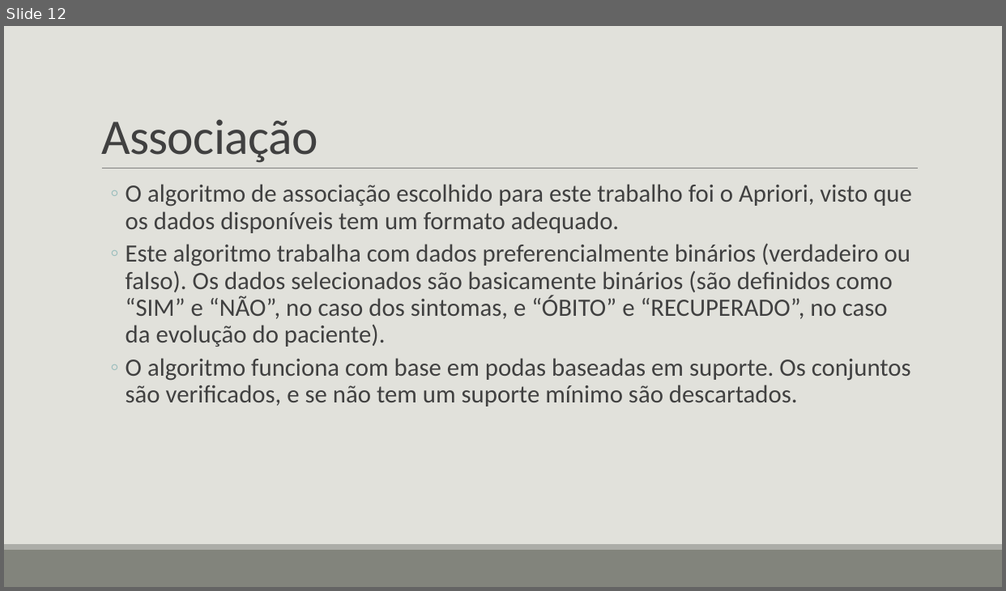
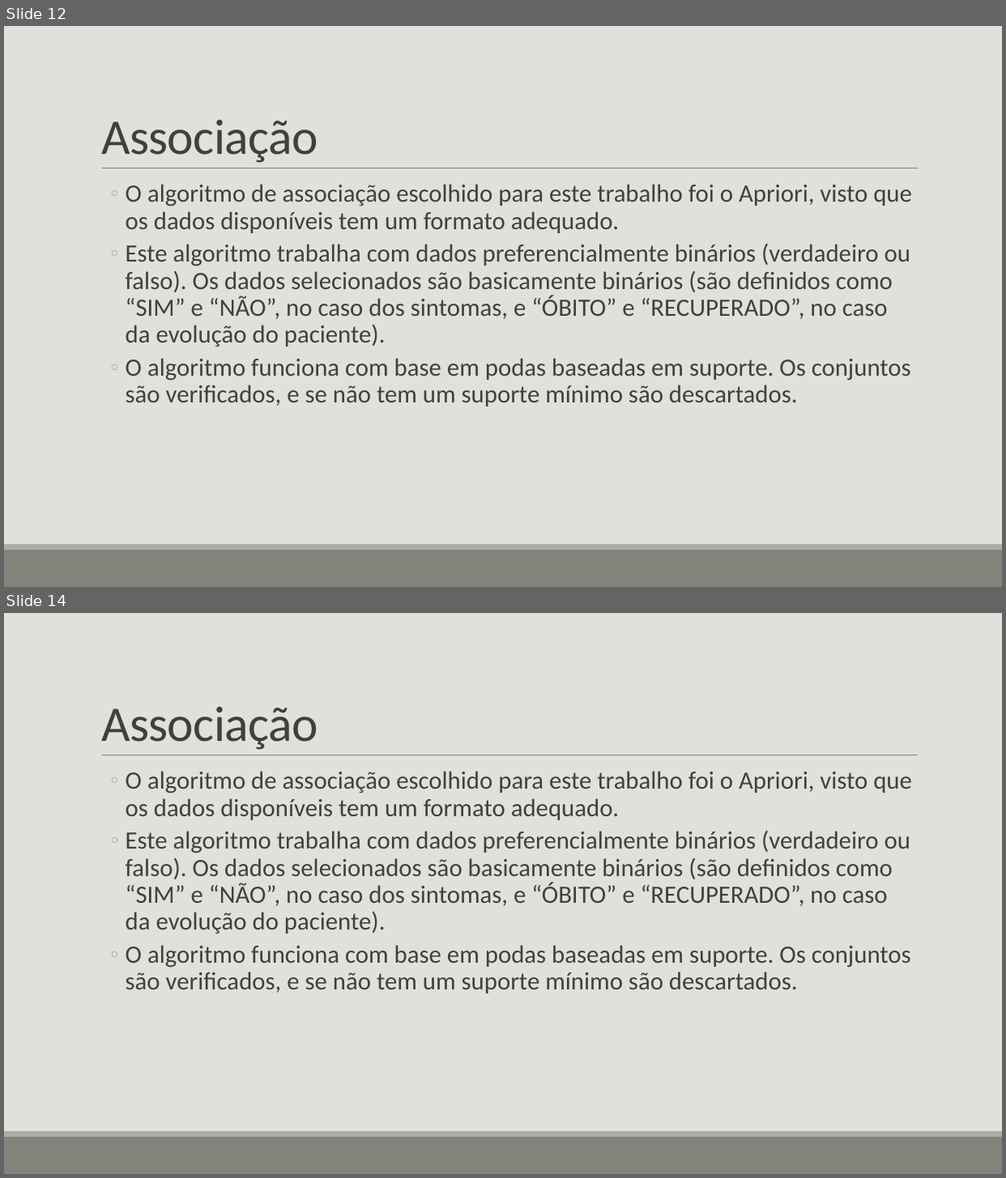
Before and after one commit to gvheisler/KDD-COVID-19, a slide deck: presentation/presentation.pptx. Shown one above the other, each under a label of ours: slide 12 before the commit, slides 12 and 14 after it; the slides between them are not shown. The pictures are 1006x591 and 1006x1178 pixels, drawn with LibreOffice and Linux fonts; fonts in the diff are those of the drawing. Boxes give left, top, right and bottom in pixels: in the first picture for what was removed or moved away, otherwise in the second. Text is boxed around its words. In the diff, an @@ line names an element or a change of style, - is before the commit and + after.

```diff
--- a/presentation/presentation.pptx
+++ b/presentation/presentation.pptx
@@ slide 14 added at (x1=4, y1=613, x2=1002, y2=1174), background #E1E1DB; not listed: 3 template elements that a slide beside it also shows @@
@@ title added at (x1=101, y1=706, x2=318, y2=750), 48 pt, text #404040 @@
+Associação
@@ text added at (x1=126, y1=771, x2=912, y2=994), 24 pt, text #404040 @@
+  ◦ O algoritmo de associação escolhido para este trabalho foi o Apriori, visto que os dados disponíveis tem um formato adequado.
+  ◦ Este algoritmo trabalha com dados preferencialmente binários (verdadeiro ou falso). Os dados selecionados são basicamente binários (são definidos como “SIM” e “NÃO”, no caso dos sintomas, e “ÓBITO” e “RECUPERADO”, no caso da evolução do paciente).
+  ◦ O algoritmo funciona com base em podas baseadas em suporte. Os conjuntos são verificados, e se não tem um suporte mínimo são descartados.
```
Also in this commit, not shown: 3 slides changed, 13 other slides added, 8 other files.
